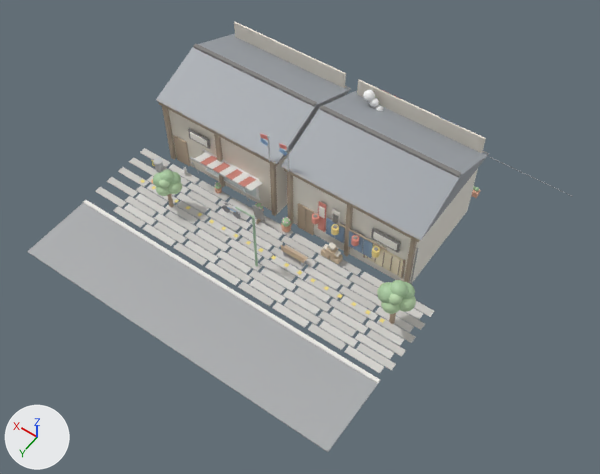
Renders of the glTF model models/shopstreet_09.glb from each side of a commit.
Camera for both pictures: a camera (50 mm lens) standing at (-20.9, 31.2, 42.1) and looking at (-3.0, 6.1, 2.6). Lighting does not change. The marker at lower left points along +X, +Y and +Z. The first picture is the older version.

In view in the first picture: 'geometry_0'.
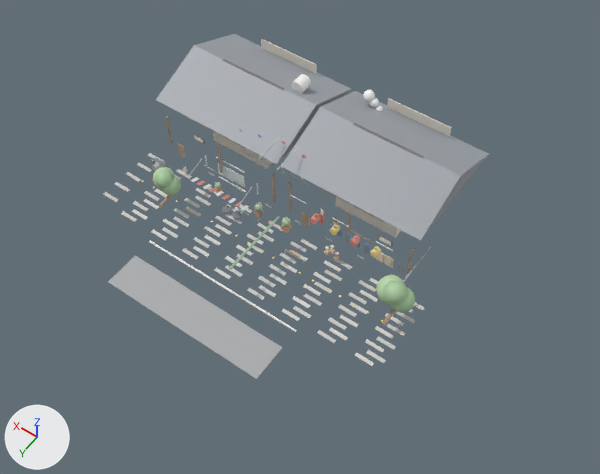
Commit message: phase2: refine models/shopstreet_09.glb

Pixel boxes [x1, y1, x2, y2] of what changed, in the pictures (600 x 474 px; the box of a moved part takes in the faces that stretch with it):
'geometry_0', reshaped
    before: [27, 22, 573, 452]
    after: [103, 34, 489, 379]
part 1 of me_geometry_0, added
    after: [335, 197, 401, 237]
part 2 of me_geometry_0, added
    after: [406, 247, 414, 275]
part 3 of me_geometry_0, added
    after: [346, 214, 351, 243]
part 4 of me_geometry_0, added
    after: [289, 182, 292, 211]
part 5 of me_geometry_0, added
    after: [353, 123, 424, 158]
part 6 of me_geometry_0, added
    after: [213, 131, 273, 169]
part 7 of me_geometry_0, added
    after: [272, 173, 276, 202]
part 8 of me_geometry_0, added
    after: [217, 143, 223, 173]
part 9 of me_geometry_0, added
    after: [165, 116, 173, 145]
part 10 of me_geometry_0, added
    after: [188, 117, 245, 148]
part 11 of me_geometry_0, added
    after: [223, 59, 285, 90]
part 12 of me_geometry_0, added
    after: [302, 211, 310, 227]
part 13 of me_geometry_0, added
    after: [376, 252, 394, 268]
part 14 of me_geometry_0, deleted
    before: [27, 22, 573, 452]
part 15 of me_geometry_0, moved or reshaped
    before: [152, 133, 416, 314]
    after: [103, 127, 431, 379]
part 16 of me_geometry_0, added
    after: [291, 74, 311, 93]

What the commit changed:
me_geometry_0 is used by ob_geometry_0; location (0.0, 0.0, 0.0).
me_geometry_0 had 10187 vertices, 19034 faces and spanned x -15.4..11.5, y -5.5..15.4, z 0.0..7.4.
me_geometry_0 now has 7074 vertices, 13002 faces and spans x -11.1..10.9, y -4.1..14.2, z -0.1..7.6.
me_geometry_0 part 1: a new loose piece, a box spanning x -7.2..-2.8, y -1.9..1.9, z 1.3..3.9, in mat_defaultmaterial.
me_geometry_0 part 2: a new loose piece, a box spanning x -9.42..-9.28, y 3.78..3.92, z 1.3..3.9, in mat_defaultmaterial.
me_geometry_0 part 3: a new loose piece, a box spanning x -5.07..-4.93, y 3.78..3.92, z 1.3..3.9, in mat_defaultmaterial.
me_geometry_0 part 4: a new loose piece, a box spanning x -0.72..-0.58, y 3.78..3.92, z 1.3..3.9, in mat_defaultmaterial.
me_geometry_0 part 5: a new loose piece, a box spanning x -7.4..-2.6, y -0.075..0.075, z 6.935..7.025, in mat_defaultmaterial.
me_geometry_0 part 6: a new loose piece, a box spanning x 2.8..7.2, y -1.9..1.9, z 1.3..3.9, in mat_defaultmaterial.
me_geometry_0 part 7: a new loose piece, a box spanning x 0.58..0.72, y 3.78..3.92, z 1.3..3.9, in mat_defaultmaterial.
me_geometry_0 part 8: a new loose piece, a box spanning x 4.93..5.07, y 3.78..3.92, z 1.3..3.9, in mat_defaultmaterial.
me_geometry_0 part 9: a new loose piece, a box spanning x 9.28..9.42, y 3.78..3.92, z 1.3..3.9, in mat_defaultmaterial.
me_geometry_0 part 10: a new loose piece, a box spanning x 2.65..7.35, y 3.78..3.92, z 4.97..5.12, in mat_defaultmaterial.
me_geometry_0 part 11: a new loose piece, a box spanning x 2.6..7.4, y -0.075..0.075, z 6.935..7.025, in mat_defaultmaterial.
me_geometry_0 part 12: a new loose piece, a box spanning x -2.1..-1.5, y 3.785..3.835, z 0.575..1.725, in mat_defaultmaterial.
me_geometry_0 part 13: a new loose piece, a box spanning x -8.25..-6.95, y 3.78..3.82, z 1.075..1.925, in mat_defaultmaterial.
me_geometry_0 part 14: 261 loose pieces with 3066 vertices, spanning x -15.4..11.5, y -5.5..15.4, z 0.0..7.4, are deleted.
me_geometry_0 part 15: 159 vertices moved within x -11.0..7.7, y 4.0..8.0, z 0.2..4.0; 3108 vertices removed from x -11.2..9.6, y 3.9..8.2, z 0.2..7.3; 2791 vertices added at x -11.1..10.9, y -2.0..14.2, z -0.1..7.6.
me_geometry_0 part 16: 30 vertices added at x 1.5..2.5, y -1.5..-0.6, z 6.6..7.4.
Other edits to the shape of me_geometry_0 do not show in these pictures.
